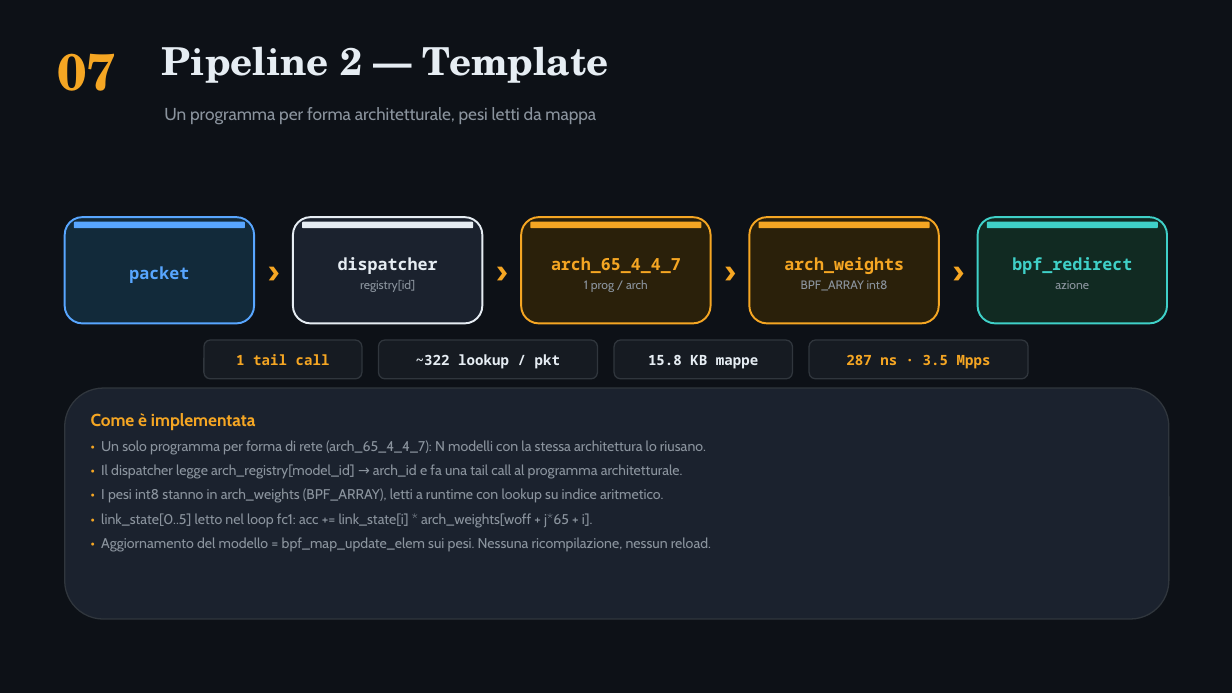
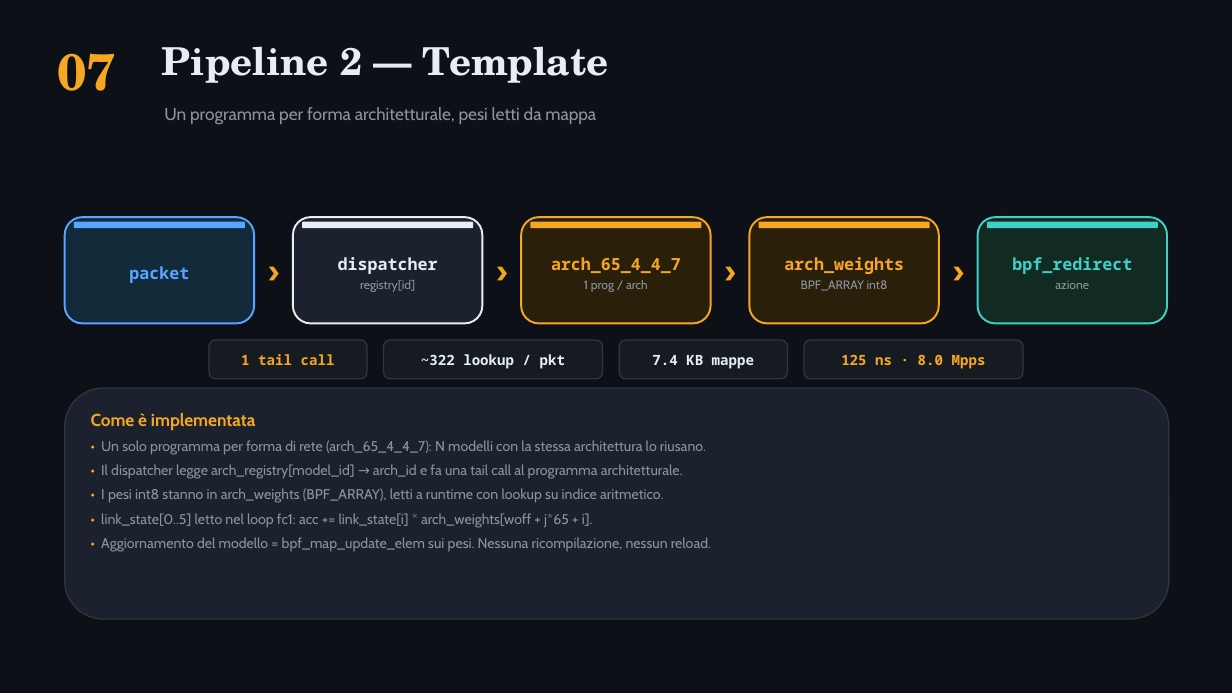
Before and after one commit to ettore-cantile/ipa_lab, a slide deck: slide 8 of docs/IPA_eBPF_pipelines.pptx. Drawn at 1232x693 pixels with LibreOffice and Linux fonts; fonts in the diff are those of the drawing. Boxes give left, top, right and bottom in pixels: in the first picture for what was removed or moved away, otherwise in the second. Text is boxed around its words. In the diff, an @@ line names an element or a change of style, - is before the commit and + after.

```diff
--- a/docs/IPA_eBPF_pipelines.pptx
+++ b/docs/IPA_eBPF_pipelines.pptx
@@ 2 texts, 2 rounded rectangles: place and size @@
-2 texts, 2 rounded rectangles at bbox=[204, 340, 598, 379]
+2 texts, 2 rounded rectangles at bbox=[209, 340, 603, 379]
@@ rounded rectangle: place and size @@
-rounded rectangle at bbox=[615, 340, 793, 379]
+rounded rectangle at bbox=[619, 340, 787, 379]
@@ text at bbox=[652, 355, 754, 369]: text changed @@
-15.8 KB mappe
+7.4 KB mappe
@@ rounded rectangle: place and size @@
-rounded rectangle at bbox=[810, 340, 1029, 379]
+rounded rectangle at bbox=[804, 340, 1023, 379]
@@ text at bbox=[841, 354, 986, 369]: text changed @@
-287 ns · 3.5 Mpps
+125 ns · 8.0 Mpps
```
Also in this commit, not shown: 5 other slides changed, 2 other files.
